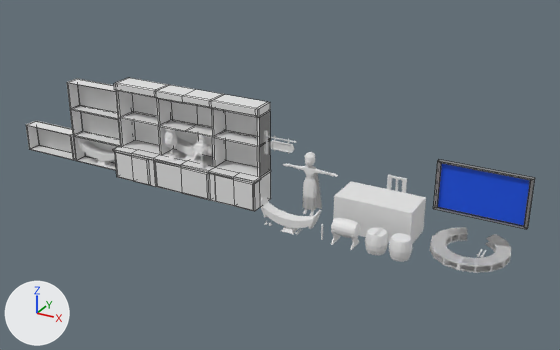
The Blender file Model/All modle/Asset-Art.blend as it was, and as the next commit left it.
Before and after are seen from a 50 mm camera at (39.4, -79.2, 44.0) aimed at (-4.1, -0.1, 4.5). Arrows for +X, +Y and +Z are at lower left; the lights stay in place. Mesh edges are drawn as thin lines on the coarser meshes.
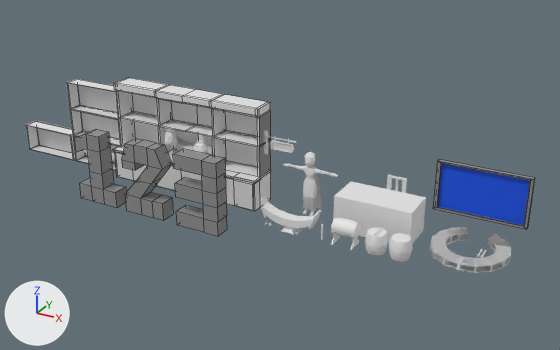
Pixel boxes (x1, y1, x2, y2) of what changed, in the pictures (560 x 350 px):
'Cube.005', surface changed
    both: (436, 194, 525, 229)
'Cube.008', added
    after: (173, 149, 227, 236)
'Cube.004', added
    after: (122, 138, 173, 221)
'Cube.003', added
    after: (75, 129, 126, 208)

The change in detail:
In material 'Material' (mat_material), roughness goes from 0.5 to 2.5.
Mesh me_cube_009 is new.
It has 36 vertices, 34 faces and spans x -5.0..1.0, y -1.0..1.0, z -1.0..1.0.
It uses material mat_material (grey #b9b9b9).
Mesh me_cube_008 is new.
It has 40 vertices, 38 faces and spans x -3.84..2.39, y -1.0..1.0, z -1.0..1.0.
It uses material mat_material (grey #b9b9b9).
Mesh me_cube_004 is new.
It has 32 vertices, 30 faces and spans x -3.0..3.0, y -1.0..1.0, z -1.0..1.18.
It uses material mat_material (grey #b9b9b9).
Object 'Cube.008' (ob_cube_008) is new; it shows me_cube_009.
Its location is (-7.71, -9.69, 4.71).
Its scale is (1.0, 1.0, 4.7).
Object 'Cube.004' (ob_cube_004) is new; it shows me_cube_008.
Its location is (-16.87, -9.62, 4.75).
Its scale is (1.0, 1.0, 4.67).
Object 'Cube.003' (ob_cube_003) is new; it shows me_cube_004.
Its location is (-25.2, -9.62, 4.4).
Its scale is (1.0, 1.0, 4.28).
